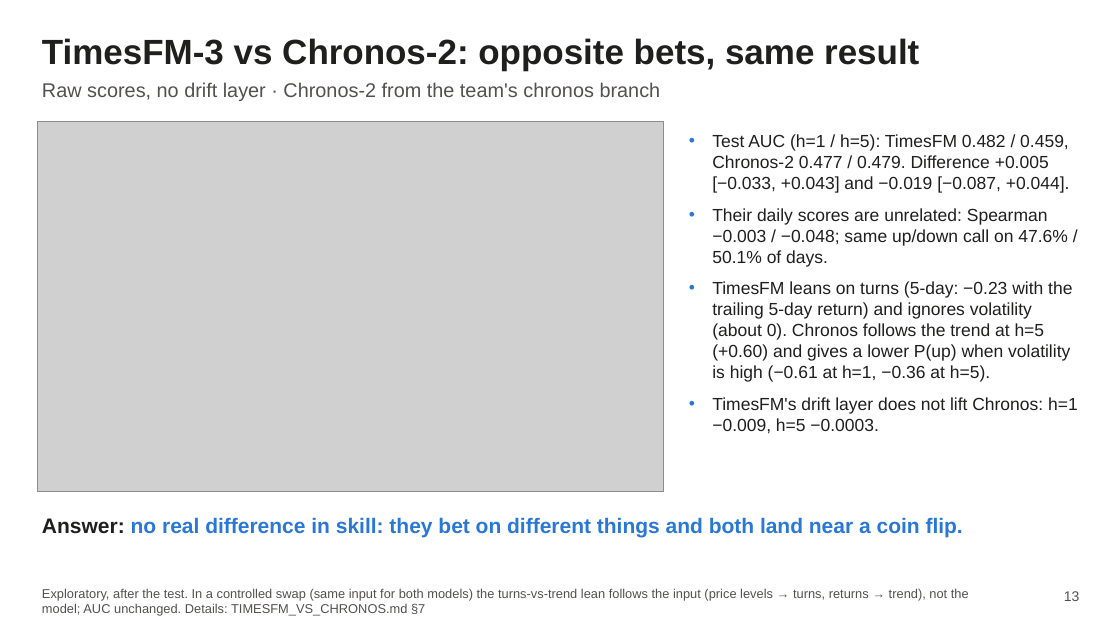
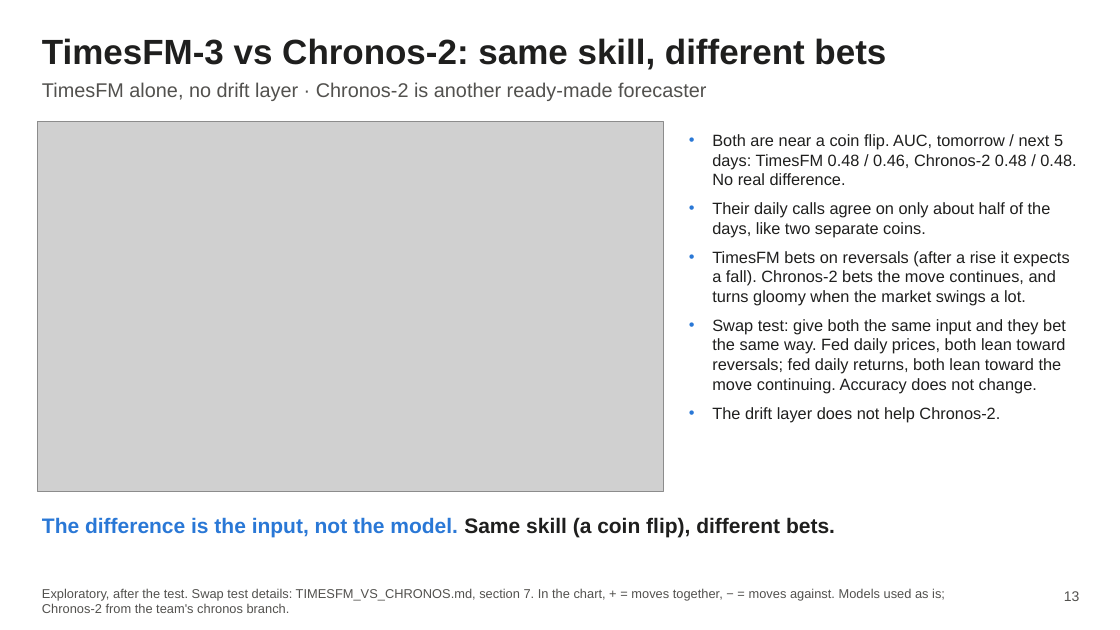
Before and after one commit to AmauryJayr/Predicting-SP500, a slide deck: slide 13 of timesfm3_experiment/slides/timesfm3_slides.pptx. Drawn at 1120x630 pixels with LibreOffice and Linux fonts; fonts in the diff are those of the drawing; grey boxes stand for pictures. Boxes give left, top, right and bottom in pixels: in the first picture for what was removed or moved away, otherwise in the second. Text is boxed around its words. In the diff, an @@ line names an element or a change of style, - is before the commit and + after.

```diff
--- a/timesfm3_experiment/slides/timesfm3_slides.pptx
+++ b/timesfm3_experiment/slides/timesfm3_slides.pptx
@@ text at (42,38,886,70): text changed @@
-TimesFM-3 vs Chronos-2: opposite bets, same result
+TimesFM-3 vs Chronos-2: same skill, different bets
@@ text at (42,82,706,101): text changed @@
-Raw scores, no drift layer · Chronos-2 from the team's chronos branch
+TimesFM alone, no drift layer · Chronos-2 is another ready-made forecaster
@@ text at (712,134,1076,422): text changed; size 15 to 14 pt @@
-• Test AUC (h=1 / h=5): TimesFM 0.482 / 0.459, Chronos-2 0.477 / 0.479. Difference +0.005 [−0.033, +0.043] and −0.019 [−0.087, +0.044].
-• Their daily scores are unrelated: Spearman −0.003 / −0.048; same up/down call on 47.6% / 50.1% of days.
-• TimesFM leans on turns (5-day: −0.23 with the trailing 5-day return) and ignores volatility (about 0). Chronos follows the trend at h=5 (+0.60) and gives a lower P(up) when volatility is high (−0.61 at h=1, −0.36 at h=5).
-• TimesFM's drift layer does not lift Chronos: h=1 −0.009, h=5 −0.0003.
+• Both are near a coin flip. AUC, tomorrow / next 5 days: TimesFM 0.48 / 0.46, Chronos-2 0.48 / 0.48. No real difference.
+• Their daily calls agree on only about half of the days, like two separate coins.
+• TimesFM bets on reversals (after a rise it expects a fall). Chronos-2 bets the move continues, and turns gloomy when the market swings a lot.
+• Swap test: give both the same input and they bet the same way. Fed daily prices, both lean toward reversals; fed daily returns, both lean toward the move continuing. Accuracy does not change.
+• The drift layer does not help Chronos-2.
@@ text at (42,517,835,537): text changed @@
-Answer: no real difference in skill: they bet on different things and both land near a coin flip.
+The difference is the input, not the model. Same skill (a coin flip), different bets.
@@ text at (42,588,945,613): text changed @@
-Exploratory, after the test. In a controlled swap (same input for both models) the turns-vs-trend lean follows the input (price levels → turns, returns → trend), not the model; AUC unchanged. Details: TIMESFM_VS_CHRONOS.md §7
+Exploratory, after the test. Swap test details: TIMESFM_VS_CHRONOS.md, section 7. In the chart, + = moves together, − = moves against. Models used as is; Chronos-2 from the team's chronos branch.
```
Also in this commit, not shown: 16 other slides changed, 41 other files.
